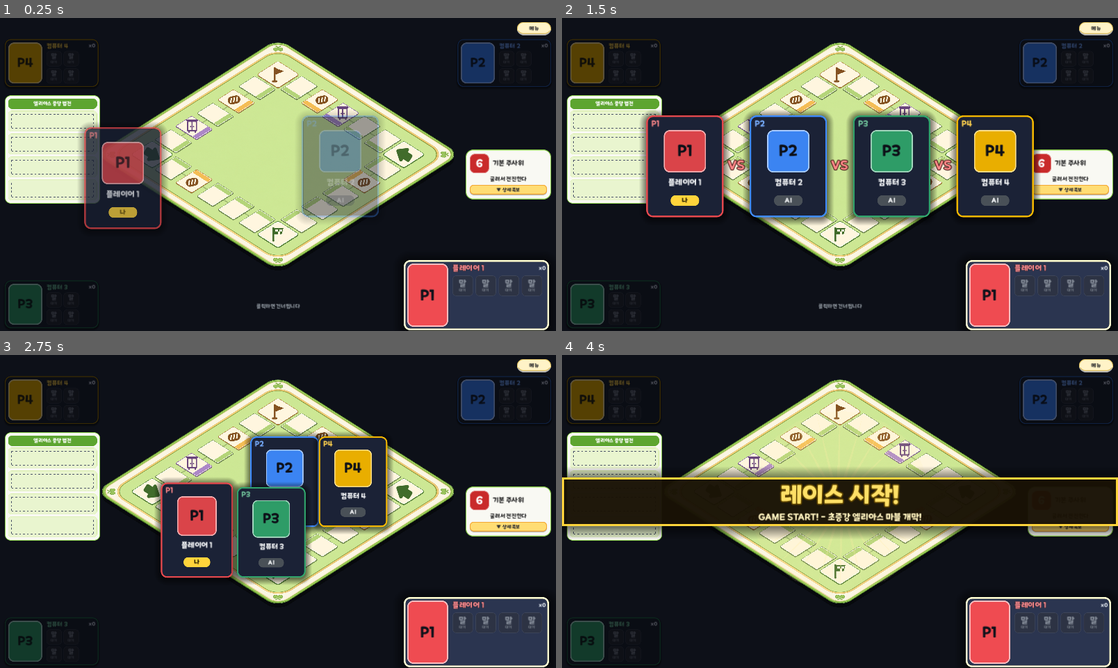
Above: before the commit, frames 1-4 (two rows, left to right).
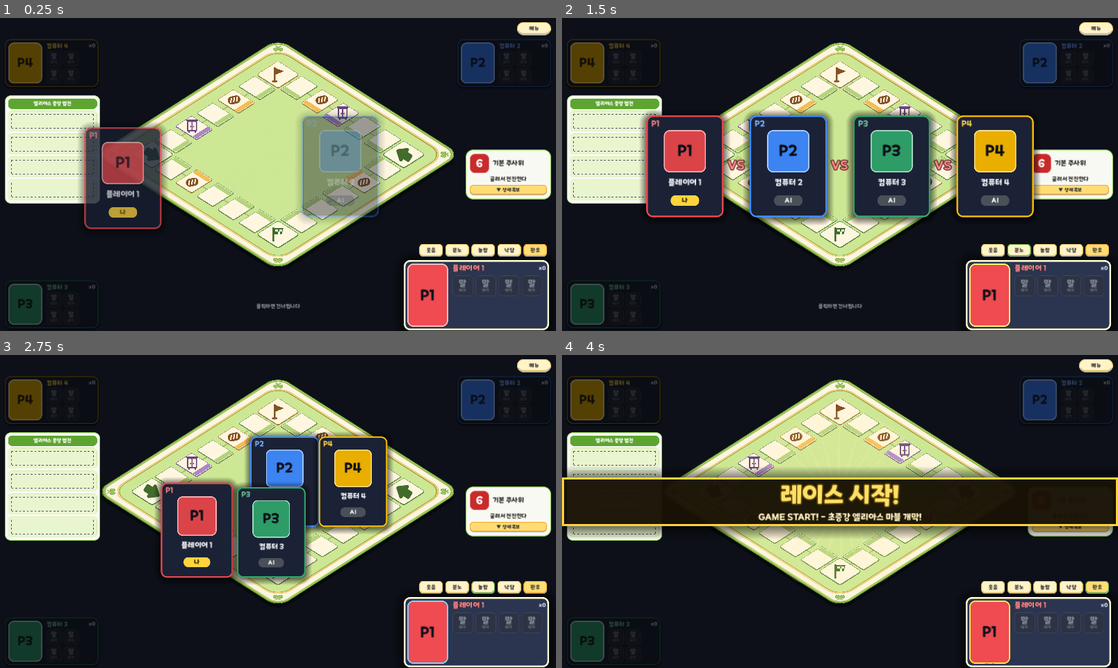
Above: after the commit, the same moments.

Repository: mayjohn66-cmd/TRG
Game: Godot game, scene res://scenes/main_board.tscn
The game is run twice, just before and just after one commit, with the same random seed, the same clock (stepped at 60 frames per second) and the same inputs. This scene is started directly instead of the project's main scene.
Inputs (mouse positions are in pixels of both pictures, inside the frame that each line leads up to):
- Up to frame 1 (0.25 s): no input
- Up to frame 2 (1.5 s): click (995, 249) at 0.5 s, where only the run after the commit has a clickable "웃음"; click (1017, 249) at 1.25 s, where only the run after the commit has a clickable "분노"
- Up to frame 3 (2.75 s): click (483, 586) at 2 s, where only the run after the commit has a clickable "놀람"
- Up to frame 4 (4 s): click (1073, 586) at 2.75 s, where only the run after the commit has a clickable "낙담"; click (1095, 586) at 3.5 s, where only the run after the commit has a clickable "환호"

The runs differ from the first frame. In frame 1, 0.8% of the frame differs, in the area x 75-99%, y 72-77%; in frame 2, 1.0%; in frame 3, 1.0%; in frame 4, 1.0%, in the area x 73-99%, y 72-99%.

Commit message:
아바타 감정 표현 버튼 추가: 내 아바타 반응 + 온라인 상대 화면 전달
Co-Authored-By: Claude Sonnet 5.5 <noreply@anthropic.com>
Claude-Session: https://claude.ai/code/session_01HvvTBBGdmqrXHkL2GAw3GJ

Diff:
--- a/core_engine/net_game.gd
+++ b/core_engine/net_game.gd
@@ -15,7 +15,14 @@
 ## 상대 화면이 멈췄거나(다른 창·탭·앱으로 이동, 느린 연결) 다시 움직였다. 웹 브라우저는 보이지 않는 탭을 멈추기 때문에 알려 준다.
 signal peer_silent(seat: int, silent: bool)
 
+## 다른 좌석이 감정 표현을 했다 (게임 규칙과 무관한 연출 전용 신호). emotion은 AvatarSlot.Emotion 값이다.
+signal emote_received(seat: int, emotion: int)
+
 const ACTION_TAKEOVER: StringName = &"__takeover"
+## 감정 표현 값 범위(1~5)와, 같은 좌석의 최소 간격(초)을 방장이 지킨다.
+const EMOTE_MIN: int = 1
+const EMOTE_MAX: int = 5
+const EMOTE_COOLDOWN_MSEC: int = 600
 ## 모두가 준비되기를 기다리는 최대 시간(초). 넘으면 준비 안 된 사람은 봇으로 넘긴다.
 const READY_TIMEOUT: float = 15.0
 ## 제한 시간(자동 굴리기·자동 선택 등)을 사람 속도에 맞게 늘리는 배율.
@@ -48,6 +55,7 @@
 var _ping_left: float = 0.0
 var _heard: Dictionary = {}    # 좌석 -> 마지막으로 소식을 들은 시각(ms)
 var _silent: Dictionary = {}   # 좌석 -> 지금 멈춘 것으로 표시 중인가
+var _last_emote_msec: Dictionary = {}  # 좌석 -> 마지막 감정 표현 시각(ms)
 
 
 ## 매니저에 연결한다. 이후 manager.act()/force_timeout()/auto_pick_draft()는 모두 방장을 거쳐 돌아온다.
@@ -159,6 +167,63 @@
 @rpc("any_peer", "call_remote", "unreliable")
 func _rpc_ping() -> void:
 	_on_ping(multiplayer.get_remote_sender_id())
+
+
+# ---------------------------------------------------------------------------
+# 감정 표현: 규칙과 무관한 연출 신호. 참가자 -> 방장 -> 나머지 참가자로 전달한다 (내 화면은 호출한 쪽이 직접 반응시킨다)
+# ---------------------------------------------------------------------------
+
+func send_emote(emotion: int) -> void:
+	if not running or emotion < EMOTE_MIN or emotion > EMOTE_MAX:
+		return
+	if is_host:
+		_relay_emote(local_seat, emotion)
+	elif not test_peers.is_empty():
+		(test_peers[1] as NetGame).emote_from(local_seat, emotion)
+	else:
+		_rpc_emote.rpc_id(1, emotion)
+
+
+## 방장: 좌석 sender의 감정 표현을 받아 검사하고 다른 모두에게 퍼뜨린다.
+func emote_from(sender: int, emotion: int) -> void:
+	if not is_host or not running or not humans.has(sender):
+		return
+	if emotion < EMOTE_MIN or emotion > EMOTE_MAX:
+		return
+	_relay_emote(sender, emotion)
+
+
+func _relay_emote(seat: int, emotion: int) -> void:
+	var now: int = Time.get_ticks_msec()
+	if now - int(_last_emote_msec.get(seat, -100000)) < EMOTE_COOLDOWN_MSEC:
+		return
+	_last_emote_msec[seat] = now
+	if seat != local_seat:
+		emote_received.emit(seat, emotion)
+	if not test_peers.is_empty():
+		for other: int in test_peers.keys():
+			if other != local_seat and other != seat:
+				(test_peers[other] as NetGame)._on_emote(seat, emotion)
+	elif _has_remote_peers():
+		for other: int in _remote_seats():
+			if other != seat:
+				_rpc_emote_out.rpc_id(other, seat, emotion)
+
+
+func _on_emote(seat: int, emotion: int) -> void:
+	if is_host or emotion < EMOTE_MIN or emotion > EMOTE_MAX:
+		return
+	emote_received.emit(seat, emotion)
+
+
+@rpc("any_peer", "call_remote", "reliable")
+func _rpc_emote(emotion: int) -> void:
+	emote_from(multiplayer.get_remote_sender_id(), emotion)
+
+
+@rpc("authority", "call_remote", "reliable")
+func _rpc_emote_out(seat: int, emotion: int) -> void:
+	_on_emote(seat, emotion)
 
 
 # ---------------------------------------------------------------------------
--- a/scenes/main_board.gd
+++ b/scenes/main_board.gd
@@ -280,6 +280,8 @@
 var _dock: Control = null
 var _dock_player: int = -1
 var _debug_toggle: Button = null
+var _emote_row: HBoxContainer = null
+var _emote_ready_msec: int = 0
 ## 치트/디버그 메뉴 노출 여부: 평소에는 숨기고, F9 / Ctrl+Shift+D 또는 웹 주소의 ?debug=1 일 때만 켠다.
 var _debug_enabled: bool = false
 var _log_toggle: Button = null
@@ -860,6 +862,7 @@
 	_build_action_bar()
 	_build_dock()
 	_build_pawn_dock()
+	_build_emote_row()
 	_build_select_banner()
 	_build_direction_icons()
 	_build_center_banner()
@@ -891,7 +894,7 @@
 	_layout_entries.clear()
 	var left: Array = [_law_panel]
 	var center: Array = [_select_banner, _dir_left, _dir_right, _board_layer, _pawn_layer, _dock, _drop_zone, _aim_layer, _pick_banner, _pick_cancel, _roll_button, _roll_pad, _power_bar, _power_label]
-	var right: Array = [_tool_board, _action_row, _pawn_bar, _menu_button, _debug_box, _log_panel]
+	var right: Array = [_tool_board, _action_row, _pawn_bar, _emote_row, _menu_button, _debug_box, _log_panel]
 	for index: int in PLAYER_IDS.size():
 		var player_id: int = PLAYER_IDS[index]
 		var panel: Control = _profiles[player_id]["panel"]
@@ -2872,6 +2875,54 @@
 		_pawn_slot_parts.append({"letter": letter, "place": place, "badge": badge})
 
 
+## 내 프로필 위의 감정 표현 버튼 5개: 누르면 내 아바타가 반응하고, 온라인이면 상대 화면의 내 아바타도 같은 반응을 한다.
+const EMOTE_BUTTONS: Array[Dictionary] = [
+	{"emotion": AvatarSlot.Emotion.HAPPY, "text": "웃음", "color": Color("e0a100")},
+	{"emotion": AvatarSlot.Emotion.ANGRY, "text": "분노", "color": Color("c92a2a")},
+	{"emotion": AvatarSlot.Emotion.SURPRISED, "text": "놀람", "color": Color("1971c2")},
+	{"emotion": AvatarSlot.Emotion.SAD, "text": "낙담", "color": Color("5f6b7a")},
+	{"emotion": AvatarSlot.Emotion.CHEER, "text": "환호", "color": Color("2b8a3e")},
+]
+const EMOTE_COOLDOWN_MSEC: int = 1200
+
+
+func _build_emote_row() -> void:
+	_emote_row = HBoxContainer.new()
+	_emote_row.name = "EmoteRow"
+	_emote_row.position = Vector2(1030, 554)
+	_emote_row.size = Vector2(320, 32)
+	_emote_row.add_theme_constant_override("separation", 6)
+	add_child(_emote_row)
+	for entry: Dictionary in EMOTE_BUTTONS:
+		var button: Button = _make_button(str(entry["text"]), _on_emote_pressed.bind(int(entry["emotion"])), 13, entry["color"], 8)
+		button.custom_minimum_size = Vector2(58, 30)
+		button.focus_mode = Control.FOCUS_NONE
+		button.tooltip_text = "내 아바타로 감정 표현 (상대에게도 보입니다)"
+		_emote_row.add_child(button)
+
+
+## 감정 표현은 내 자리를 직접 조작하는 판(AI 대전·온라인)에서만 쓴다. 4인 수동 조작은 기물 독이 같은 자리를 쓴다.
+func _refresh_emote_row() -> void:
+	if _emote_row != null:
+		_emote_row.visible = (ai_mode or net != null) and not manager.is_game_over and _player_ids.has(local_player_id)
+
+
+func _on_emote_pressed(emotion: int) -> void:
+	var now: int = Time.get_ticks_msec()
+	if now < _emote_ready_msec or manager.is_game_over:
+		return
+	_emote_ready_msec = now + EMOTE_COOLDOWN_MSEC
+	_avatar_react(local_player_id, emotion as AvatarSlot.Emotion, 2.0)
+	if net != null:
+		net.send_emote(emotion)
+
+
+func _on_net_emote(seat: int, emotion: int) -> void:
+	if not _player_ids.has(seat) or seat == local_player_id:
+		return
+	_avatar_react(seat, emotion as AvatarSlot.Emotion, 2.0)
+
+
 ## 기물 독이 보여 주는 주인: AI 모드는 항상 로컬 플레이어, 4P 수동 모드는 현재 턴 플레이어.
 func _dock_owner() -> int:
 	return local_player_id if ai_mode else manager.current_player_id()
@@ -2894,6 +2945,7 @@
 
 
 func _refresh_pawn_dock() -> void:
+	_refresh_emote_row()
 	# AI·온라인에서는 내 프로필 카드가 말 칸과 필살기를 맡으므로 기물 독은 4인 수동 조작에서만 보인다.
 	_pawn_bar.visible = not ai_mode
 	var owner_id: int = _dock_owner()
@@ -6381,6 +6433,7 @@
 	net.desynced.connect(_on_net_desynced)
 	net.connection_lost.connect(_on_net_connection_lost)
 	net.peer_silent.connect(_on_net_peer_silent)
+	net.emote_received.connect(_on_net_emote)
 
 
 func _bot_active() -> bool:
--- a/tests/test_net_game.gd
+++ b/tests/test_net_game.gd
@@ -254,3 +254,24 @@
 	guest._silent[1] = false
 	guest._process(5.0)
 	check(guest_events.is_empty(), "큰 delta 프레임에는 상대를 멈췄다고 단정하지 않는다")
+
+
+func test_emote_is_relayed_through_the_host_to_everyone_else() -> void:
+	var seats: Array[int] = [1, 2, 3]
+	var parts: Dictionary = _build(seats, [] as Array[int], false)
+	var games: Dictionary = parts["games"]
+	var heard: Dictionary = {1: [], 2: [], 3: []}
+	for seat: int in games.keys():
+		var game: NetGame = games[seat]
+		game.running = true
+		game.emote_received.connect(func(from_seat: int, emotion: int) -> void: (heard[seat] as Array).append([from_seat, emotion]))
+	(games[2] as NetGame).send_emote(3)
+	check_eq(heard[1], [[2, 3]], "방장이 받는다")
+	check_eq(heard[3], [[2, 3]], "다른 참가자에게 방장이 전달한다")
+	check_eq(heard[2], [], "보낸 사람 화면은 직접 반응하므로 신호를 다시 받지 않는다")
+	(games[2] as NetGame).send_emote(4)
+	check_eq((heard[1] as Array).size(), 1, "같은 좌석의 연속 표현은 짧은 간격 안에서는 무시된다")
+	(games[3] as NetGame).send_emote(99)
+	check_eq((heard[1] as Array).size(), 1, "범위 밖 값은 무시된다")
+	(games[1] as NetGame).send_emote(5)
+	check_eq(heard[2], [[1, 5]], "방장이 보낸 표현도 참가자에게 간다")
--- a/tests/ui_fx_test.gd
+++ b/tests/ui_fx_test.gd
@@ -490,6 +490,12 @@
 	combo.pressed = true
 	_board._unhandled_key_input(combo)
 	_expect(not _board._debug_enabled and not _board._debug_box.visible, "Ctrl+Shift+D로 다시 끈다")
+	_expect(_board._emote_row != null and _board._emote_row.get_child_count() == 5 and _board._emote_row.visible, "AI 대전에는 감정 표현 버튼 5개가 보인다")
+	_board._emote_ready_msec = 0
+	(_board._emote_row.get_child(1) as Button).pressed.emit()
+	_expect((_board._profiles[_board.local_player_id]["avatar"] as AvatarSlot).emotion == AvatarSlot.Emotion.ANGRY, "감정 버튼을 누르면 내 아바타가 반응한다")
+	(_board._emote_row.get_child(2) as Button).pressed.emit()
+	_expect((_board._profiles[_board.local_player_id]["avatar"] as AvatarSlot).emotion == AvatarSlot.Emotion.ANGRY, "연타는 대기 시간 동안 무시된다")
 	# 메뉴가 열려 있는 동안 봇은 쉰다
 	_expect(_board._bot_should_wait(), "혼자 하는 판은 메뉴가 열려 있는 동안 봇이 멈춘다")
 	# 게임 설정
Not shown, changed: docs/GDD_TDD_Master.md
